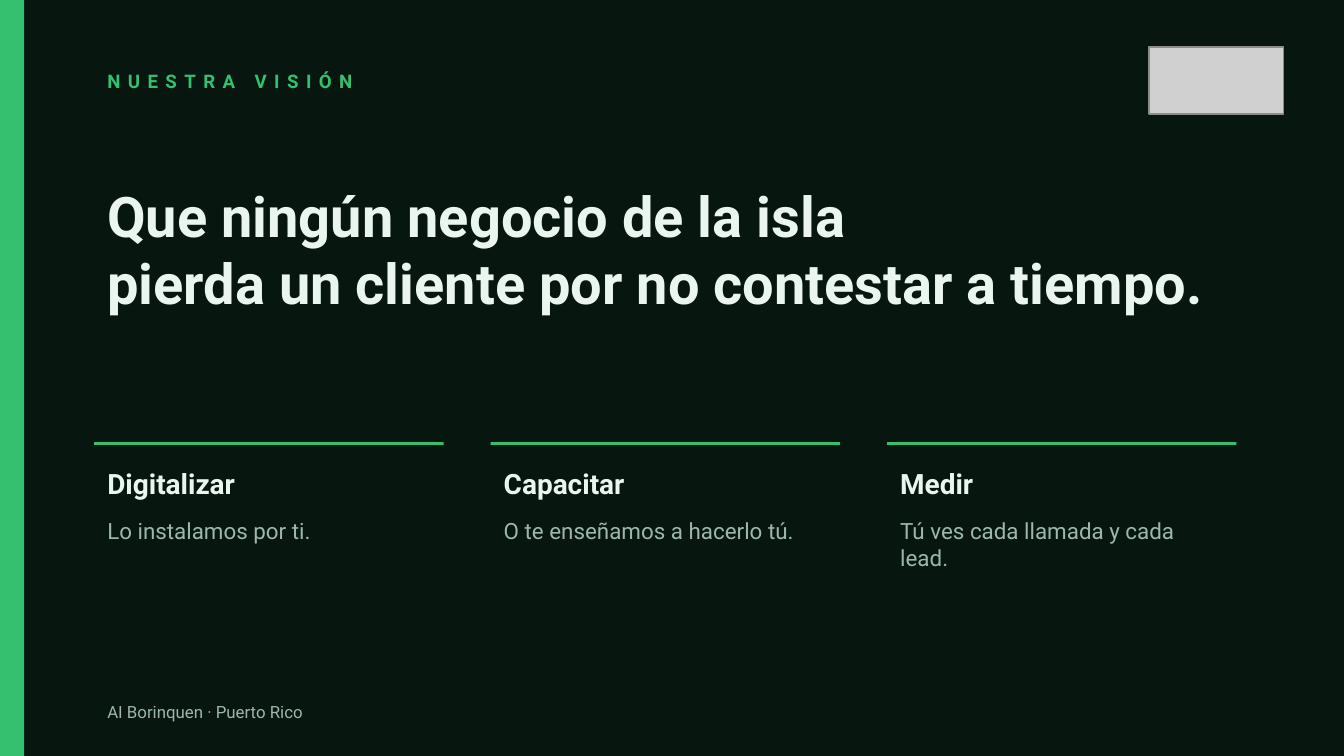
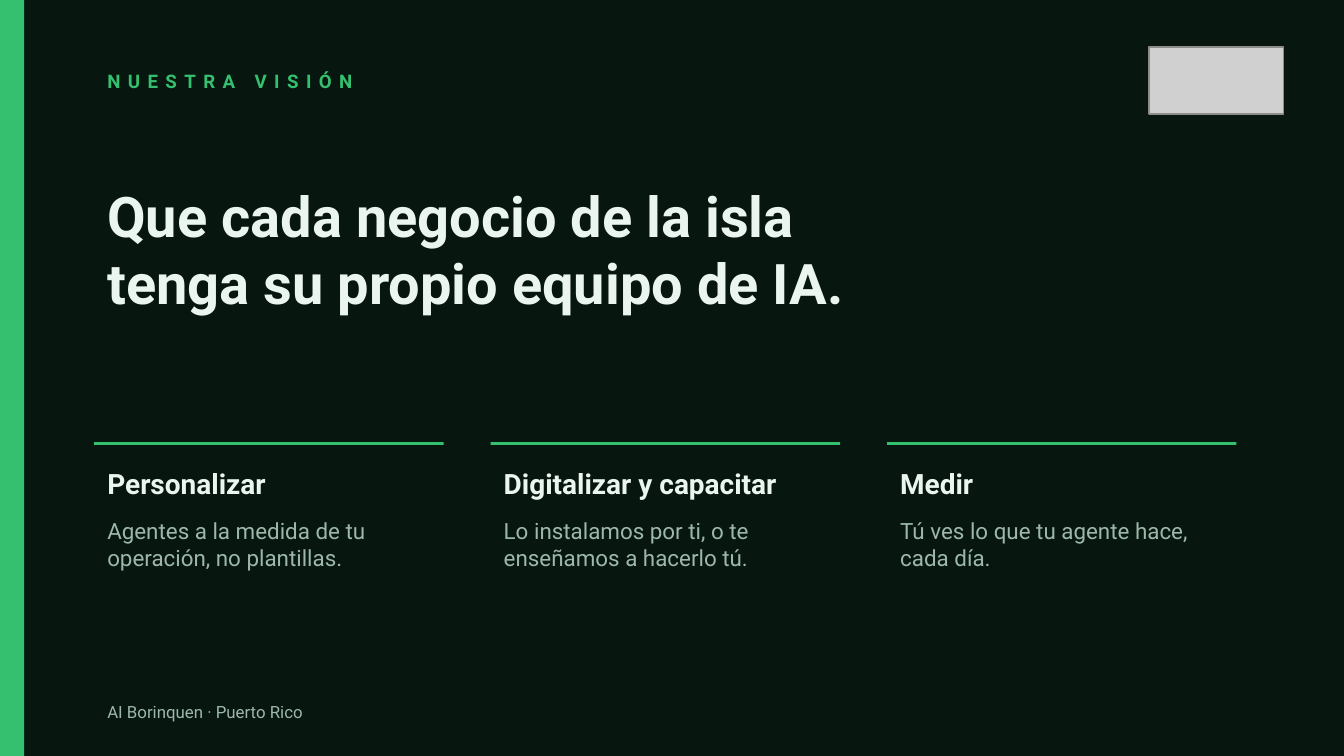
Before and after one commit to elvinayala/content-os, a slide deck: slide 2 of demos/ai-borinquen-deck/ai-borinquen.pptx. Drawn at 1344x756 pixels with LibreOffice and Linux fonts; fonts in the diff are those of the drawing; grey boxes stand for pictures. Boxes give left, top, right and bottom in pixels: in the first picture for what was removed or moved away, otherwise in the second. Text is boxed around its words. In the diff, an @@ line names an element or a change of style, - is before the commit and + after.

Commit message:
Deck AIB: ángulo de agentes personalizados (no solo leads sin responder)

```diff
--- a/demos/ai-borinquen-deck/ai-borinquen.pptx
+++ b/demos/ai-borinquen-deck/ai-borinquen.pptx
@@ text at bbox=[107, 195, 844, 316]: text changed @@
-Que ningún negocio de la isla
-pierda un cliente por no contestar a tiempo.
+Que cada negocio de la isla
+tenga su propio equipo de IA.
@@ text at bbox=[107, 473, 265, 495]: text changed @@
-Digitalizar
+Personalizar
@@ text at bbox=[504, 473, 776, 500]: text changed @@
-Capacitar
+Digitalizar y capacitar
@@ text at bbox=[107, 522, 366, 571]: text changed @@
-Lo instalamos por ti.
+Agentes a la medida de tu operación, no plantillas.
@@ text at bbox=[504, 522, 748, 566]: text changed @@
-O te enseñamos a hacerlo tú.
+Lo instalamos por ti, o te enseñamos a hacerlo tú.
@@ text at bbox=[900, 522, 1187, 566]: text changed @@
-Tú ves cada llamada y cada lead.
+Tú ves lo que tu agente hace, cada día.
```
Also in this commit, not shown: 1 other slide changed, 2 other files.
